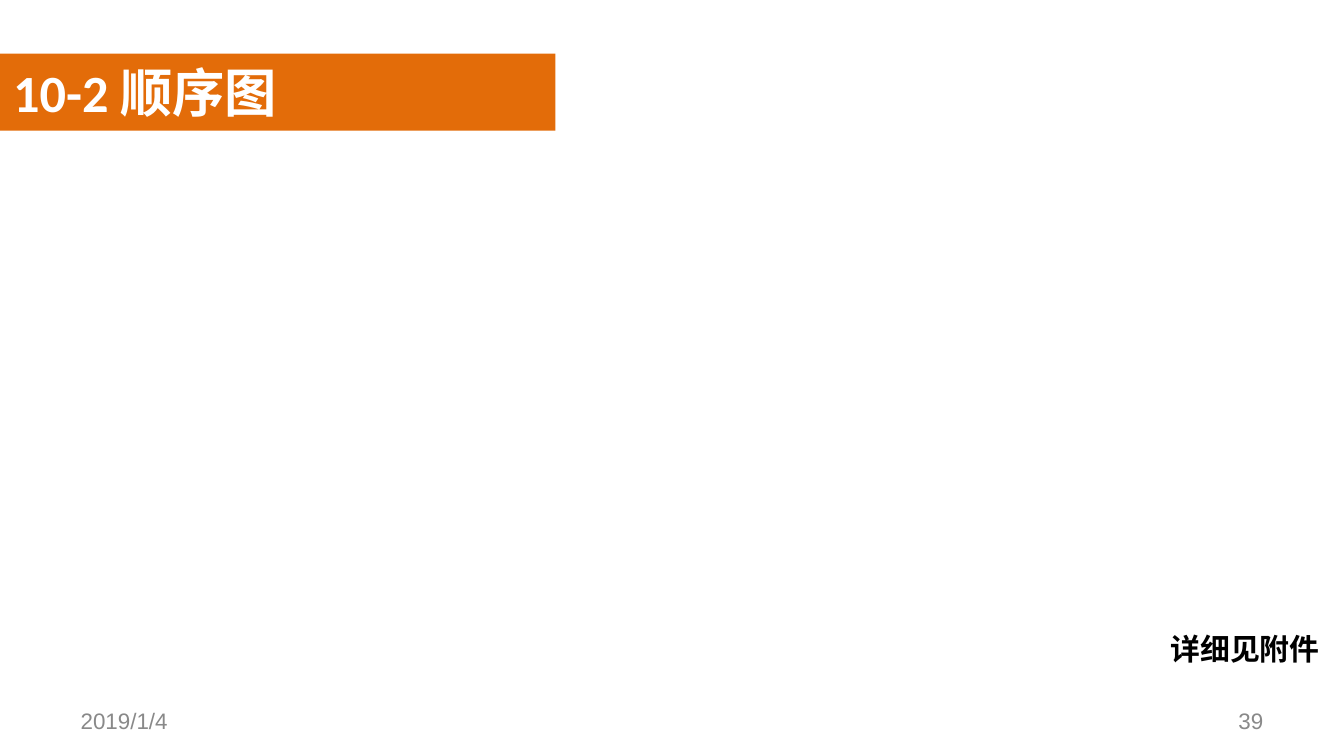
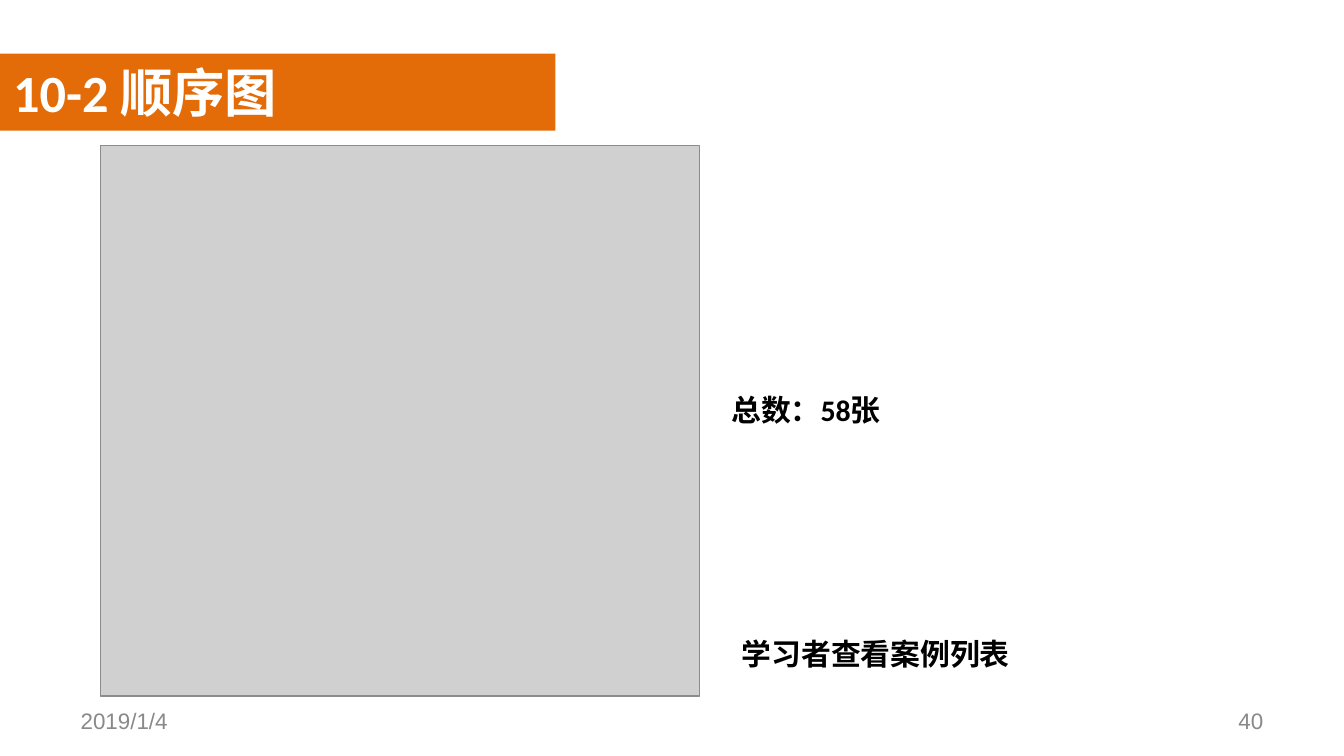
Before and after one commit to SoftwareRequirtmentsG02/Document, a slide deck: slide 40 of 案例教学系统/受控文档/分析设计/PPT/PRD2018-G02-SRS评审PPT.pptx (slide 39 before the commit). Drawn at 1344x756 pixels with LibreOffice and Linux fonts; fonts in the diff are those of the drawing; grey boxes stand for pictures; background and template pictures are left out. Boxes give left, top, right and bottom in pixels: in the first picture for what was removed or moved away, otherwise in the second. Text is boxed around its words. In the diff, an @@ line names an element or a change of style, - is before the commit and + after.

```diff
--- a/案例教学系统/受控文档/分析设计/PPT/PRD2018-G02-SRS评审PPT.pptx
+++ b/案例教学系统/受控文档/分析设计/PPT/PRD2018-G02-SRS评审PPT.pptx
@@ picture added at (x1=101, y1=145, x2=700, y2=696) @@
@@ text added at (x1=731, y1=395, x2=880, y2=424), 16 pt, text #000000, bold @@
+  总数：58张
@@ text added at (x1=742, y1=639, x2=1010, y2=668), 16 pt, text #000000, bold @@
+  学习者查看案例列表
@@ text removed at (x1=1170, y1=634, x2=1319, y2=663) @@
-  详细见附件
@@ page number at (x1=1238, y1=713, x2=1263, y2=729): text changed @@
-39
+40
```
Also in this commit, not shown: 5 other slides changed, 3 slides added.
